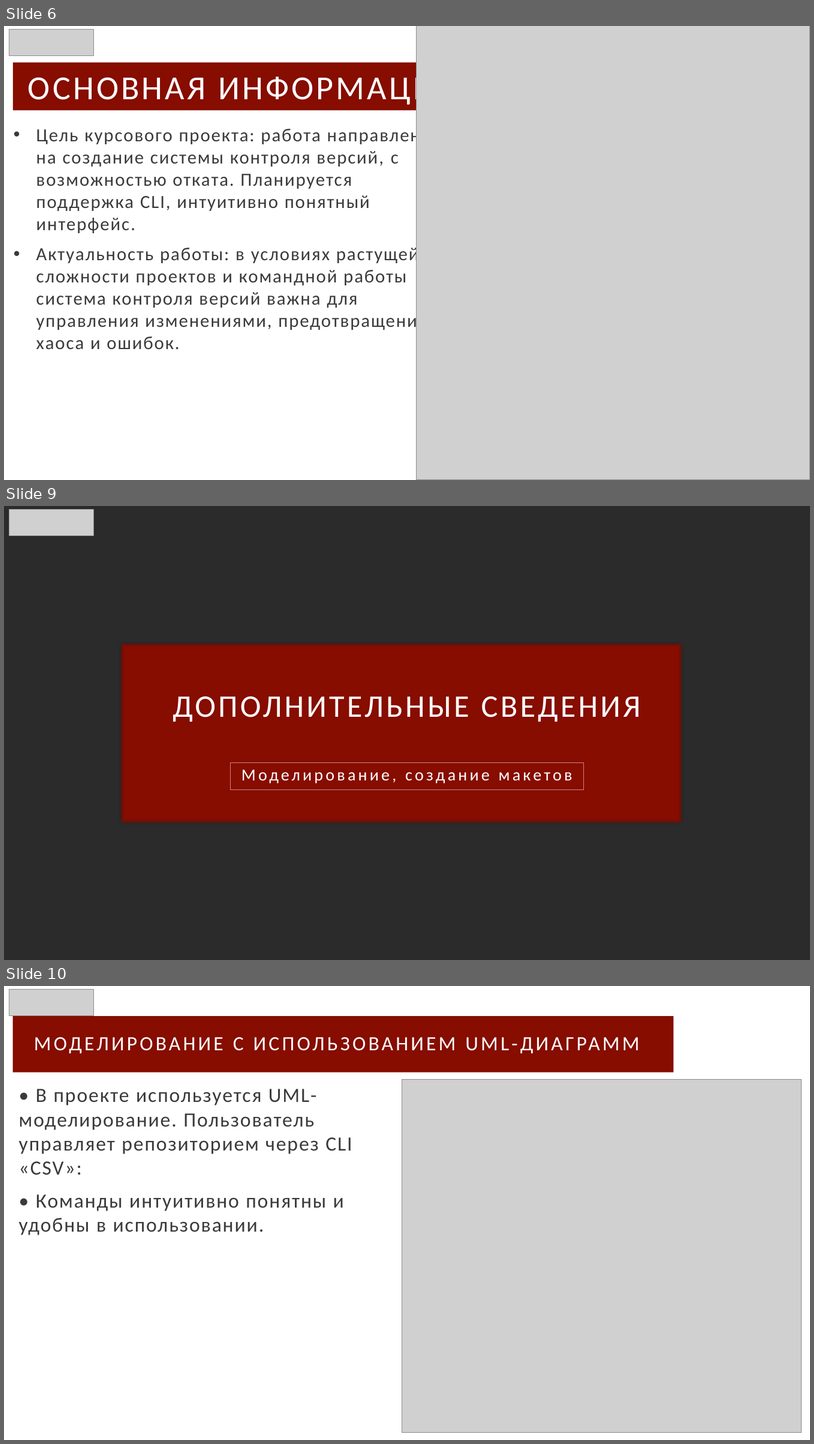
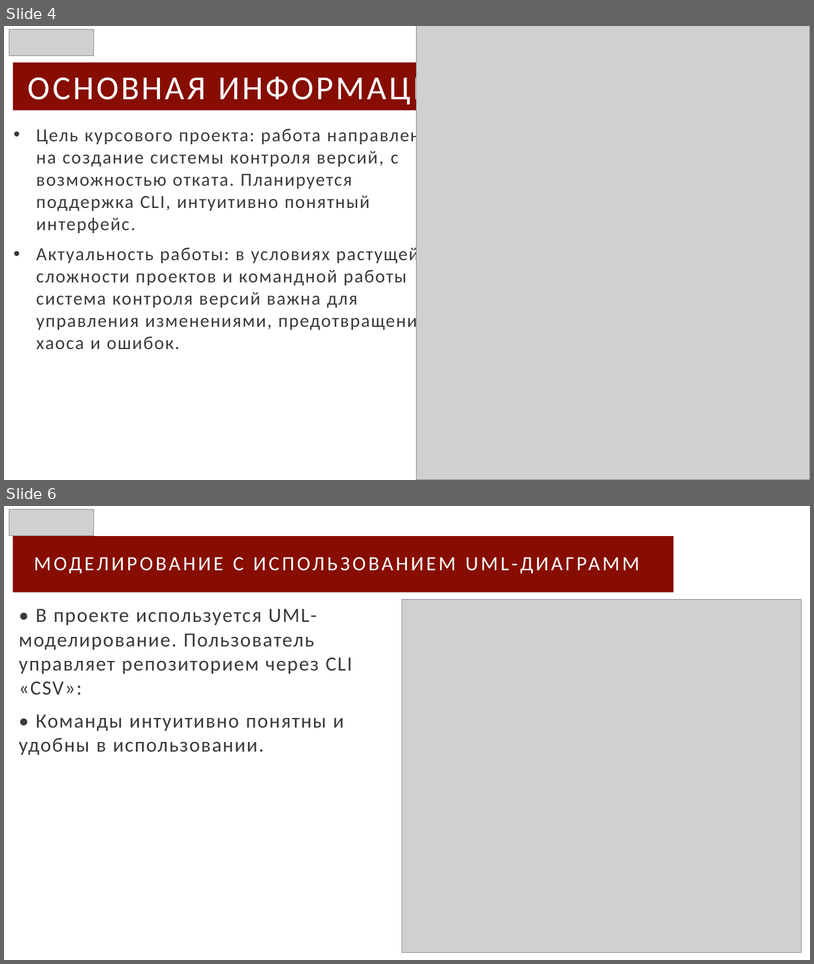
Before and after one commit to Taburet-Killer/CSV, a slide deck: CSV-presetation.pptx. Shown one above the other, each under a label of ours: slides 6, 9 and 10 before the commit, slides 4 and 6 after it; the slides between them are not shown. The pictures are 814x1444 and 814x964 pixels, drawn with LibreOffice and Linux fonts; fonts in the diff are those of the drawing; grey boxes stand for pictures; background and template pictures are left out; a plain dark background stands for a picture behind light text. Boxes give left, top, right and bottom in pixels: in the first picture for what was removed or moved away, otherwise in the second. Text is boxed around its words. In the diff, an @@ line names an element or a change of style, - is before the commit and + after.

```diff
--- a/CSV-presetation.pptx
+++ b/CSV-presetation.pptx
@@ slide 9 removed at [4, 506, 810, 960], background picture (left out) @@
@@ picture removed at [9, 509, 93, 535] @@
@@ rectangle removed at [120, 642, 684, 824] @@
@@ text removed at [173, 696, 641, 721] @@
-ДОПОЛНИТЕЛЬНЫЕ СВЕДЕНИЯ
@@ text removed at [231, 763, 584, 790] @@
-Моделирование, создание макетов
@@ what was slide 6 is now slide 4 @@
@@ what was slide 10 is now slide 6 @@
```
Also in this commit, not shown: 3 slides changed, 4 other slides removed.
